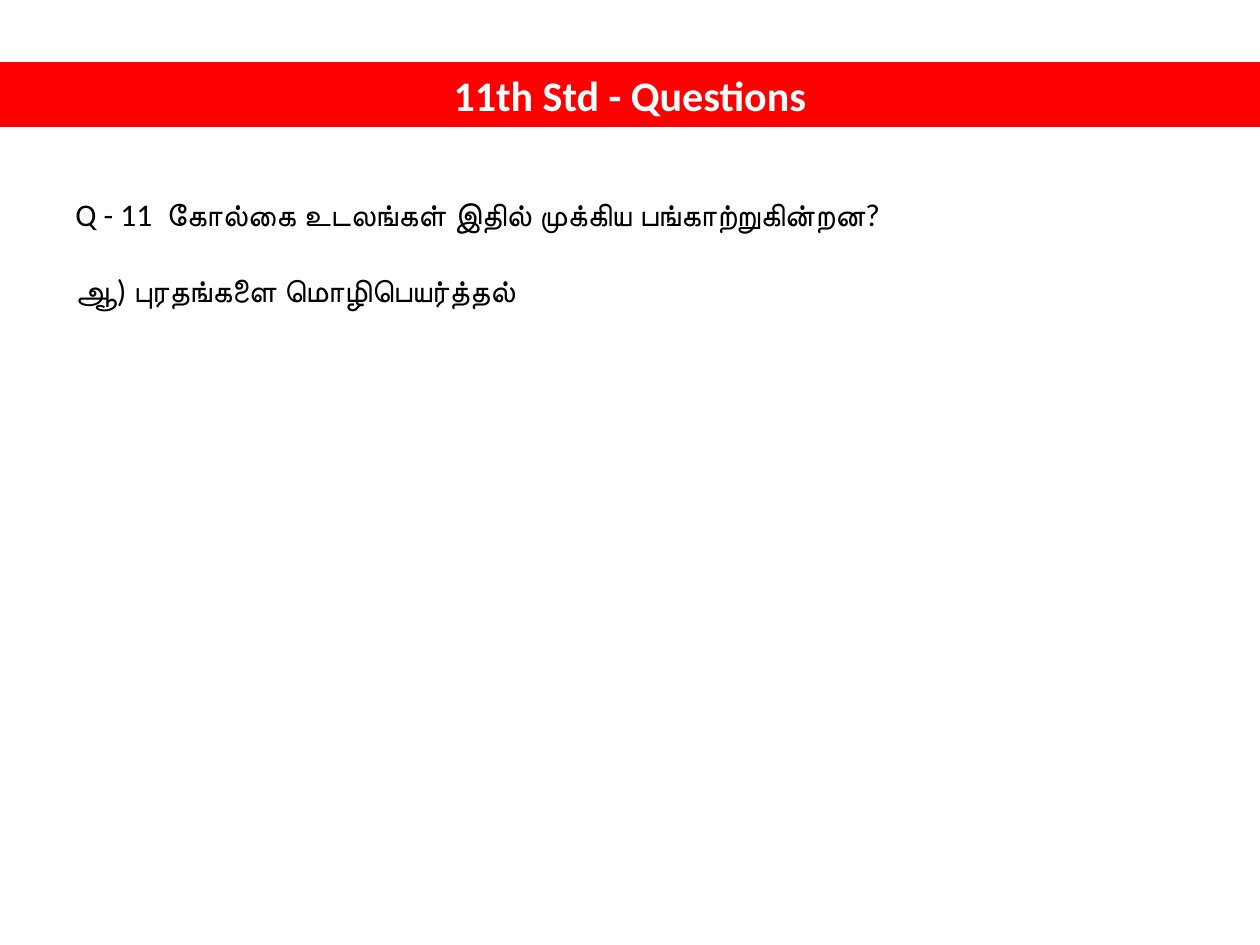
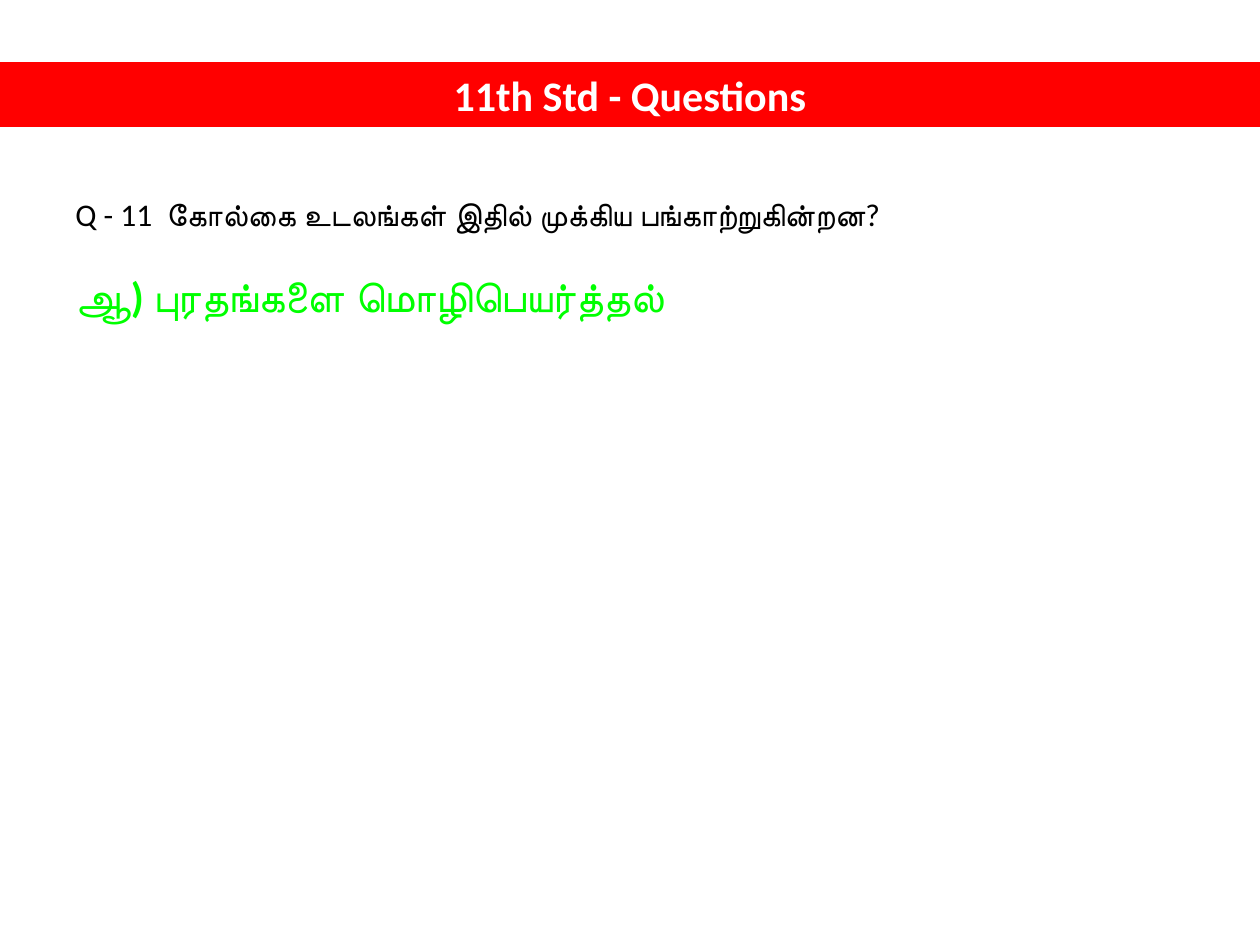
Before and after one commit to tvmani/tvmani.github.io, a slide deck: slide 10 of tamil_biology/NEET_BIOLOGY_001.pptx. Drawn at 1260x945 pixels with LibreOffice and Linux fonts; fonts in the diff are those of the drawing. Boxes give left, top, right and bottom in pixels: in the first picture for what was removed or moved away, otherwise in the second. Text is boxed around its words. In the diff, an @@ line names an element or a change of style, - is before the commit and + after.

```diff
--- a/tamil_biology/NEET_BIOLOGY_001.pptx
+++ b/tamil_biology/NEET_BIOLOGY_001.pptx
@@ text at bbox=[75, 281, 661, 324]: size 18 to 24 pt, text colour #000000 to #00FF00, bold on in "ஆ) புரதங்களை மொழிபெயர்த்தல்" @@
```
Also in this commit, not shown: 4 other slides changed, 1 other file.
